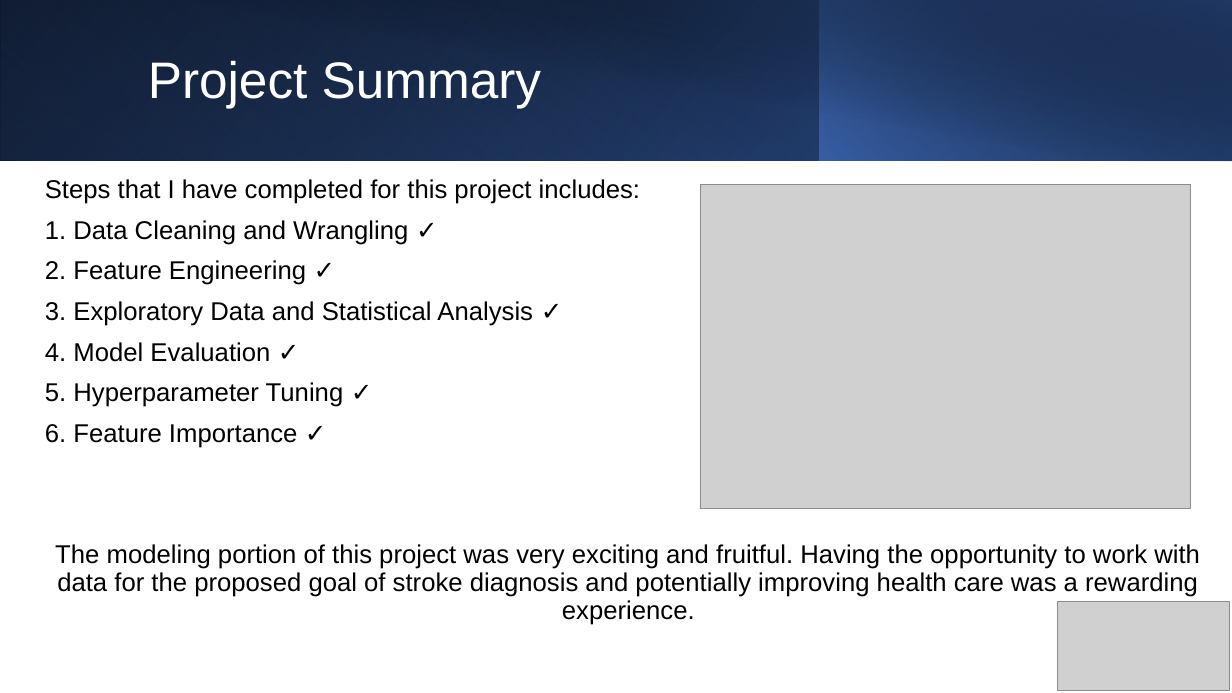
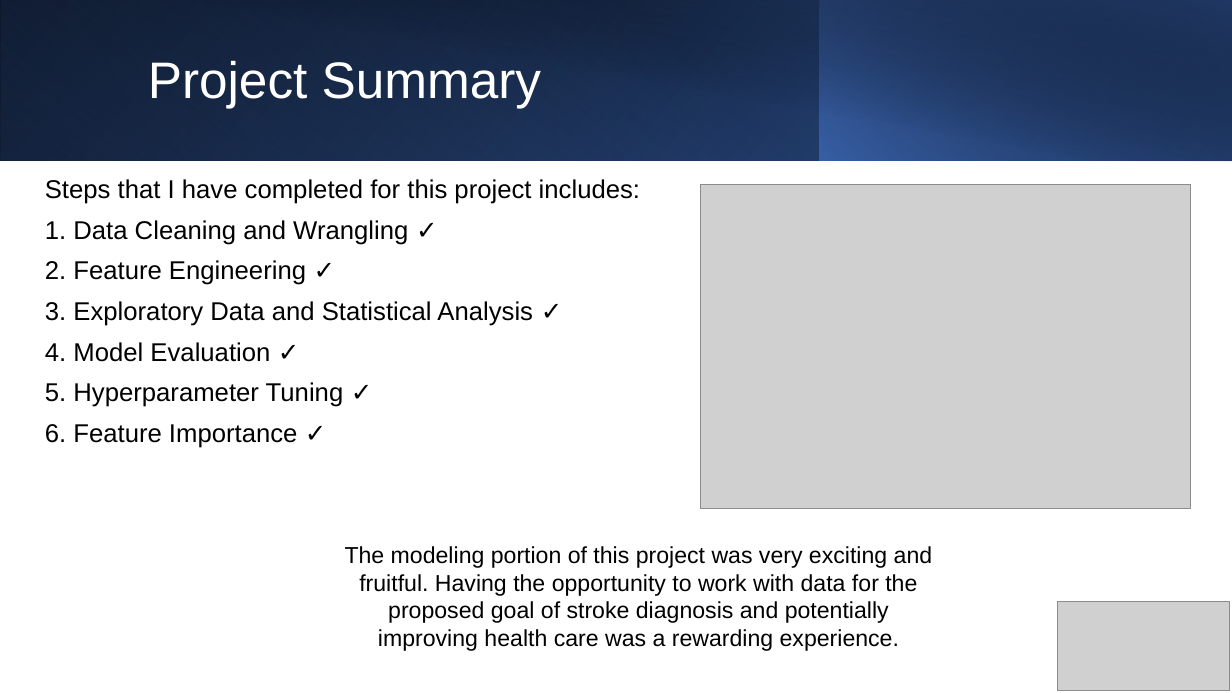
Before and after one commit to johnnys7n/Data-Scientist-Case-Study, a slide deck: slide 25 of JS-case-study-presentation.pptx (slide 24 before the commit). Drawn at 1232x693 pixels with LibreOffice and Linux fonts; fonts in the diff are those of the drawing; grey boxes stand for pictures. Boxes give left, top, right and bottom in pixels: in the first picture for what was removed or moved away, otherwise in the second. Text is boxed around its words. In the diff, an @@ line names an element or a change of style, - is before the commit and + after.

```diff
--- a/JS-case-study-presentation.pptx
+++ b/JS-case-study-presentation.pptx
@@ text at (x1=55, y1=544, x2=1200, y2=625): paragraph removed @@
-The modeling portion of this project was very exciting and fruitful. Having the opportunity to work with data for the proposed goal of stroke diagnosis and potentially improving health care was a rewarding experience.
@@ text added at (x1=345, y1=546, x2=933, y2=651), 18 pt, text #000000 @@
+The modeling portion of this project was very exciting and fruitful. Having the opportunity to work with data for the proposed goal of stroke diagnosis and potentially improving health care was a rewarding experience.
```
Also in this commit, not shown: 17 other slides changed, 1 other file.
